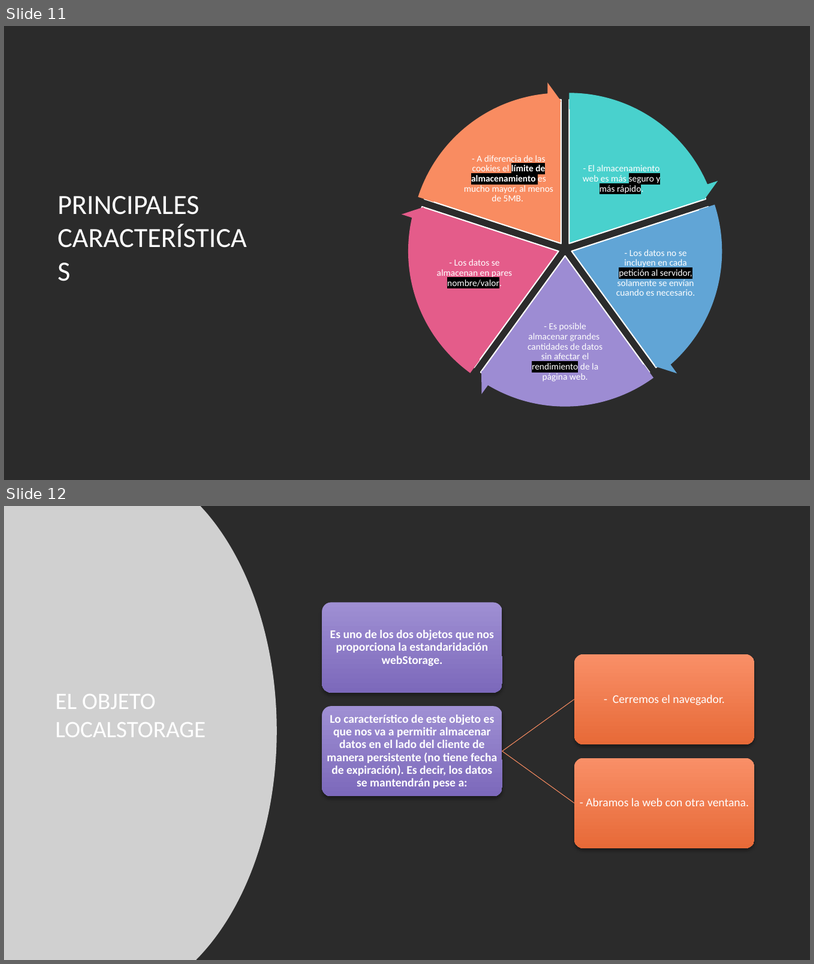
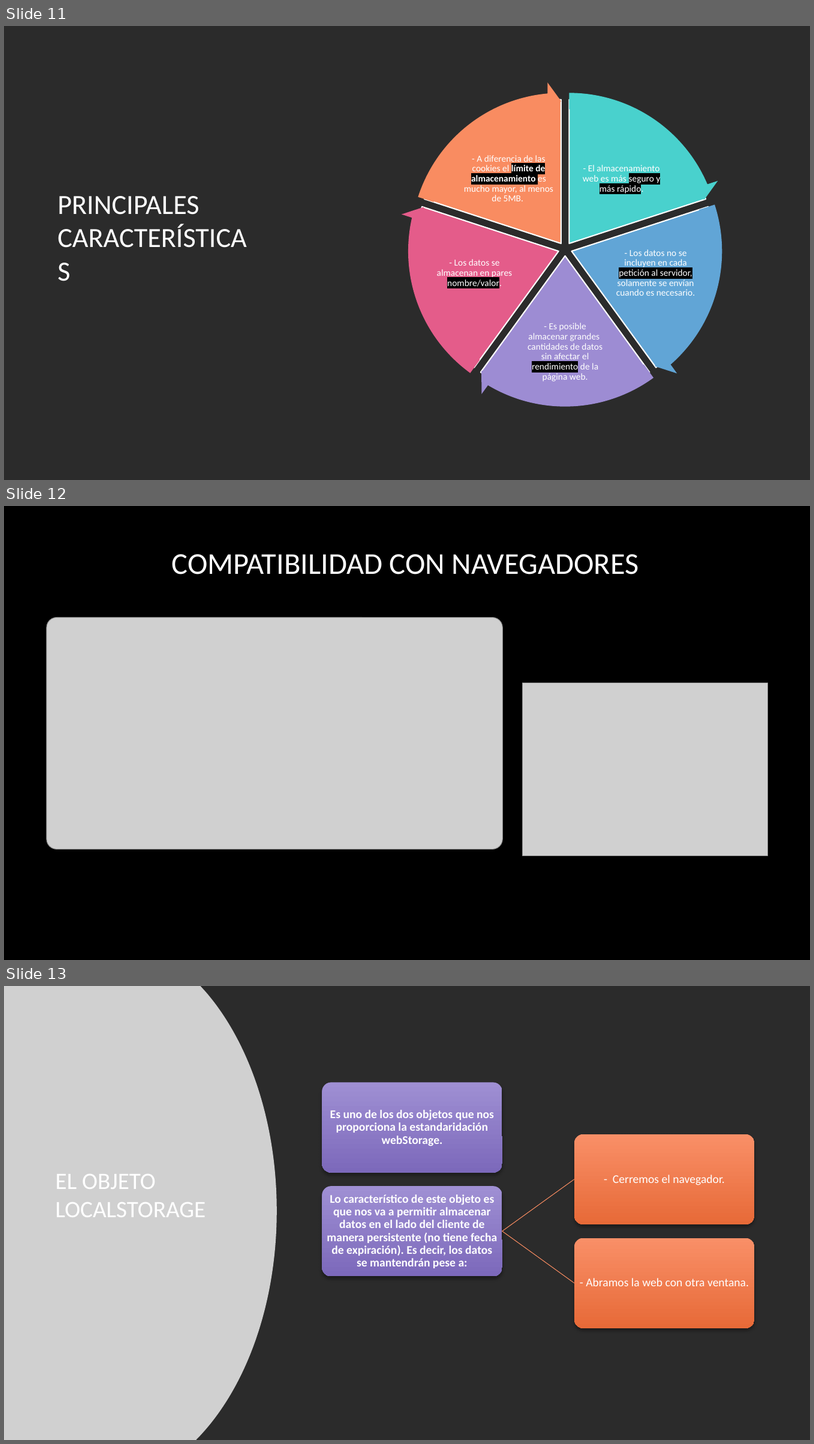
Before and after one commit to serdpa08/trabajoCaches, a slide deck: Trabajo almacenamiento cliente.pptx. Shown one above the other, each under a label of ours: slides 11 and 12 before the commit, slides 11, 12 and 13 after it. The pictures are 814x964 and 814x1444 pixels, drawn with LibreOffice and Linux fonts; fonts in the diff are those of the drawing; grey boxes stand for pictures; background and template pictures are left out; a plain dark background stands for a picture behind light text. Boxes give left, top, right and bottom in pixels: in the first picture for what was removed or moved away, otherwise in the second. Text is boxed around its words. In the diff, an @@ line names an element or a change of style, - is before the commit and + after.

```diff
--- a/Trabajo almacenamiento cliente.pptx
+++ b/Trabajo almacenamiento cliente.pptx
@@ slide 12 added at <box>4,506,810,960</box>, background picture (left out) @@
@@ title added at <box>172,554,639,574</box>, 36 pt, text #FFFFFF @@
+COMPATIBILIDAD CON NAVEGADORES
@@ picture added at <box>47,618,503,849</box> @@
@@ picture added at <box>523,682,768,856</box> @@
@@ what was slide 12 is now slide 13 @@
```
Also in this commit, not shown: 3 slides changed, 1 other slide added, 1 other file.
